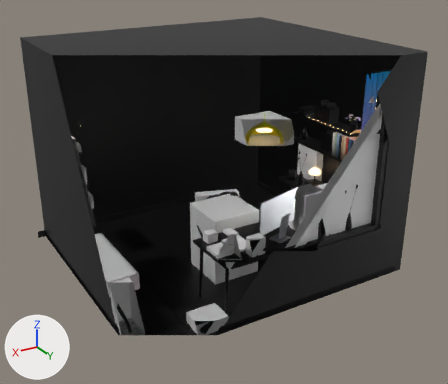
Renders of the glTF model public/models/studio.glb from each side of a commit.
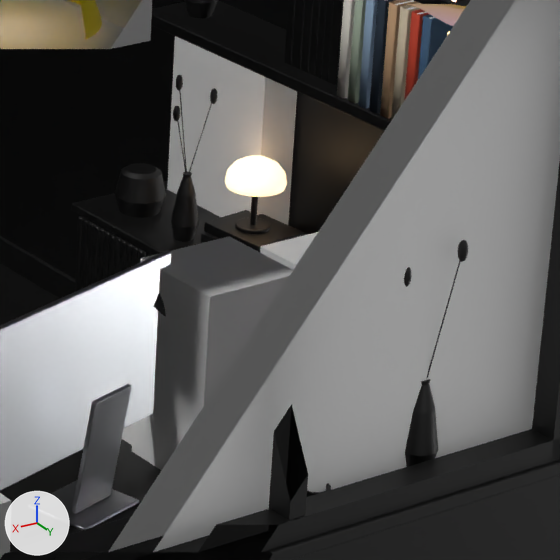
Each version appears first whole from a 50 mm camera at (3.56, 6.95, 4.03) aimed at (-0.08, 0.89, 0.99), and next in a close-up on the part from 59% to 84% of the width and 35% to 65% of the height. Arrows for +X, +Y and +Z are at lower left; the lights stay in place. The older version's two pictures come first. Everything nearer to the camera than a plane just in front of the edit is cut away. Where no turn or scale is listed for an object, it has been applied to the vertices. Vertices at exactly the same position are counted once.

Before the edit, the objects in view are built like this:
```python
me_bake_floor = bpy.data.meshes.new('bake_floor')
me_bake_floor.from_pydata(...)  # 4 vertices, 2 faces; spans x -1.8..1.8, y -1.63..1.63, z 0.0
me_bake_floor.materials.append(mat_defaultmaterial)
me_bake_furniture = bpy.data.meshes.new('bake_furniture')
me_bake_furniture.from_pydata(...)  # 64996 vertices, 129664 faces; spans x -1.45..1.45, y -1.0..1.0, z -1.38..1.38
me_bake_furniture.materials.append(mat_defaultmaterial_001)
me_hit_desk_lamp = bpy.data.meshes.new('hit_desk_lamp')
me_hit_desk_lamp.from_pydata(...)  # a box spanning x -0.52..0.52, y -0.52..0.52, z -1.0..1.0
ob_bake_floor = bpy.data.objects.new('bake_floor', me_bake_floor)
ob_bake_floor.location = (-0.1, 0.575, 0.0)
ob_bake_furniture = bpy.data.objects.new('bake_furniture', me_bake_furniture)
ob_bake_furniture.location = (-0.45, 1.105, 1.374)
ob_hit_desk_lamp = bpy.data.objects.new('hit_desk_lamp', me_hit_desk_lamp)
ob_hit_desk_lamp.location = (-0.62, 1.84, 1.0)
ob_hit_desk_lamp.scale = (0.25, 0.25, 0.25)
# also in view: 'hit_about' at (0.21, 2.03, 0.84); 'display_stand' at (-0.24, 1.92, 0.91); 'folio_03_spine' at (-1.66, 1.16, 1.38); 'folio_04_spine' at (-1.66, 1.21, 1.38); 'folio_02_spine' at (-1.66, 1.12, 1.38)
```
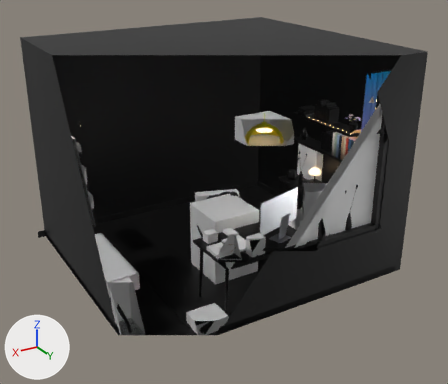
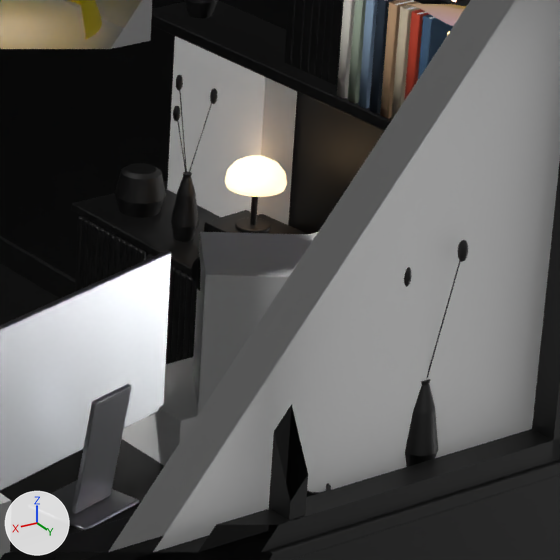
Location of each change, (x1, y1, x2, y2) in pixels of the close-ups (560 x 560 px; the box of a moved part takes in the faces that stretch with it):
'hit_desk_lamp', moved, turned: before (132, 236, 293, 470); after (193, 232, 312, 414)
part 1 of me_bake_furniture, moved or reshaped (mostly hidden): before (154, 293, 166, 317); after (191, 257, 201, 291)
'hit_music', unchanged, uncovered by the edit: before (122, 424, 133, 445); after (122, 357, 198, 466)

Patch to the scene script:
```diff
--- a/public/models/studio.glb.py
+++ b/public/models/studio.glb.py
@@ me_bake_furniture @@
 me_bake_furniture.from_pydata(...)  # 64996 vertices, 129664 faces; spans x -1.45..1.45, y -1.0..1.0, z -1.38..1.38
 # used by ob_bake_furniture; location = (-0.45, 1.105, 1.374)
+# me_bake_furniture part 1: the loose piece of 384 vertices spanning x -0.16..-0.02, y 0.59..0.73, z -0.27..-0.12 is turned -35 degrees about the z axis through its middle, then moved by (-0.18, -0.04, 0.0)
 me_bake_furniture.materials.append(mat_defaultmaterial_001)
@@ ob_hit_desk_lamp @@
 ob_hit_desk_lamp = bpy.data.objects.new('hit_desk_lamp', me_hit_desk_lamp)
-ob_hit_desk_lamp.location = (-0.62, 1.84, 1.0)
+ob_hit_desk_lamp.location = (-0.741, 1.833, 1.0)
+ob_hit_desk_lamp.rotation_euler = (0.0, 0.0, -0.611)  # degrees (0, 0, -35)
 ob_hit_desk_lamp.scale = (0.25, 0.25, 0.25)
```
